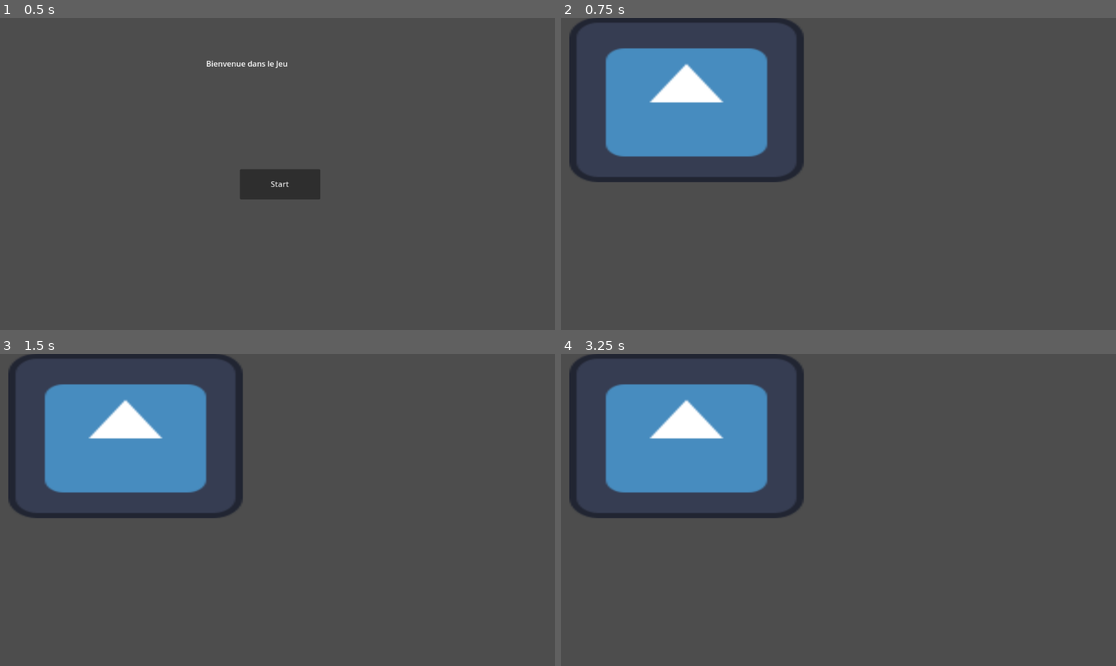
Above: before the commit, frames 1-4 (two rows, left to right).
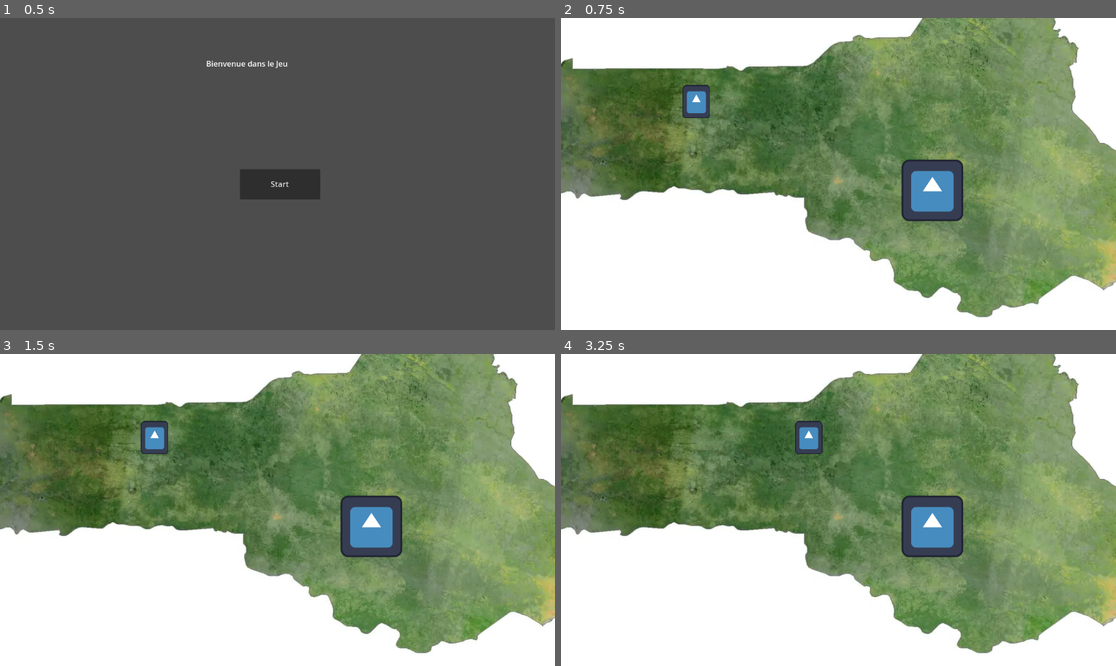
Above: after the commit, the same moments.

Repository: Ynvers/Game_Jam_2025
Game: Godot game, scene res://scenes/start.tscn
Two runs of this game, one before a commit and one after it. Both use one fixed random seed, a clock stepped at 60 frames per second and the inputs below. The engine's default icon, where the game draws it, is replaced by a stand-in: a white triangle on a blue panel in a dark square.
Inputs (mouse positions are in pixels of both pictures, inside the frame that each line leads up to):
- Up to frame 1 (0.5 s): no input
- Up to frame 2 (0.75 s): click "Start" at 0.5 s
- Up to frame 3 (1.5 s): tap Enter at 1.25 s; move the mouse to (399, 494) at 1.27 s; hold Right (ui_right) from 1.28 s (still down); click (399, 494) at 1.42 s
- Up to frame 4 (3.25 s): release Right (ui_right) at 2 s; drag from (727, 525) to (810, 572) at 2.02 s; tap Space at 2.75 s; move the mouse to (894, 441) at 2.77 s; hold Right (ui_right) from 2.78 s (still down)

Frame 1 is identical in both runs. In frame 2, 99% of the frame differs, in the area x 0-100%, y 0-100%; in frame 3, 99%; in frame 4, 99%.
Error after the commit: Invalid call. Nonexistent function 'set_direction' in base 'Nil'. (res://scripts/Joystick.gd:17)

Commit message:
Mise à jour de la map

Diff:
--- a/Game/scenes/map.tscn
+++ b/Game/scenes/map.tscn
@@ -1,8 +1,83 @@
-[gd_scene load_steps=2 format=3 uid="uid://cayipnpewfcqb"]
+[gd_scene load_steps=8 format=3 uid="uid://cayipnpewfcqb"]
 
-[ext_resource type="Texture2D" uid="uid://bi0fed6dktiq2" path="res://assets/icon.svg" id="1_44rwd"]
+[ext_resource type="Texture2D" uid="uid://citwuvovhcmq1" path="res://assets/Benin-Satellite-Map.webp" id="1_6drcl"]
+[ext_resource type="Texture2D" uid="uid://bi0fed6dktiq2" path="res://assets/icon.svg" id="2_7ahun"]
+[ext_resource type="Script" path="res://scripts/Player_main.gd" id="2_einge"]
+[ext_resource type="Script" path="res://scripts/Joystick.gd" id="4_aggs1"]
+[ext_resource type="Script" path="res://scripts/niveau1.gd" id="5_74mim"]
 
-[node name="Sprite2D" type="Sprite2D"]
-position = Vector2(260.5, 170)
-scale = Vector2(3.80469, 2.67188)
-texture = ExtResource("1_44rwd")
+[sub_resource type="CapsuleShape2D" id="CapsuleShape2D_fbd66"]
+radius = 31.0
+height = 80.0
+
+[sub_resource type="CircleShape2D" id="CircleShape2D_62jet"]
+radius = 75.4255
+
+[node name="Map" type="Control"]
+layout_mode = 3
+anchors_preset = 0
+offset_left = -7.0
+offset_top = 12.0
+offset_right = 1156.0
+offset_bottom = 661.0
+
+[node name="AssetMap" type="TextureRect" parent="."]
+layout_mode = 1
+offset_left = 1346.0
+offset_top = -184.0
+offset_right = 2206.0
+offset_bottom = 1346.0
+rotation = 1.5708
+texture = ExtResource("1_6drcl")
+
+[node name="Player_main" type="CharacterBody2D" parent="." groups=["Players"]]
+position = Vector2(280, 164)
+script = ExtResource("2_einge")
+
+[node name="CollisionShape2D" type="CollisionShape2D" parent="Player_main"]
+position = Vector2(8, -2)
+shape = SubResource("CapsuleShape2D_fbd66")
+
+[node name="AssetPlayer" type="Sprite2D" parent="Player_main"]
+z_index = 10
+position = Vector2(8, -2)
+scale = Vector2(0.445312, 0.539062)
+texture = ExtResource("2_7ahun")
+
+[node name="Joystick" type="Control" parent="."]
+anchors_preset = 0
+offset_right = 40.0
+offset_bottom = 40.0
+script = ExtResource("4_aggs1")
+
+[node name="Base" type="TextureRect" parent="Joystick"]
+layout_mode = 0
+offset_right = 40.0
+offset_bottom = 40.0
+
+[node name="Handle" type="TextureRect" parent="Joystick"]
+layout_mode = 0
+offset_right = 40.0
+offset_bottom = 40.0
+
+[node name="Niveaux" type="Node2D" parent="."]
+position = Vector2(80, 60)
+
+[node name="Niveau1" type="Area2D" parent="Niveaux" groups=["Niveaux"]]
+position = Vector2(698, 286)
+script = ExtResource("5_74mim")
+
+[node name="CollisionShape2D" type="CollisionShape2D" parent="Niveaux/Niveau1"]
+shape = SubResource("CircleShape2D_62jet")
+
+[node name="niveau2body" type="Sprite2D" parent="Niveaux/Niveau1"]
+texture = ExtResource("2_7ahun")
+
+[node name="FeedBack" type="Label" parent="."]
+layout_mode = 0
+offset_left = 8.0
+offset_top = 147.0
+offset_right = 454.0
+offset_bottom = 331.0
+
+[connection signal="body_entered" from="Niveaux/Niveau1" to="Niveaux/Niveau1" method="_on_body_entered"]
--- /dev/null
+++ b/Game/scripts/Joystick.gd
@@ -0,0 +1,17 @@
+extends Control
+
+@export var player: CharacterBody2D
+
+var drag = false
+var start_position = Vector2.ZERO
+
+func _input(event):
+	if event is InputEventScreenTouch:
+		drag = event.pressed
+		if drag:
+			start_position = event.position
+	if event is InputEventScreenDrag and drag:
+		var direction = (event.position - start_position)
+		player.set_direction(direction)
+	if event is InputEventScreenTouch and drag:
+		player.set_direction(Vector2.ZERO)
--- /dev/null
+++ b/Game/scripts/Player_main.gd
@@ -0,0 +1,17 @@
+extends CharacterBody2D
+
+@export var speed = 200
+var direction = Vector2.ZERO
+
+func _physics_process(delta):
+	#Déplacement si il est sur mobile
+	direction = Vector2.ZERO
+	if Input.is_action_pressed("ui_up") or Input.is_action_pressed("ui_down"):
+		direction.y = Input.get_axis("ui_up", "ui_down")
+	if Input.is_action_pressed("ui_left") or Input.is_action_pressed("ui_right"):
+		direction.x = Input.get_axis("ui_left", "ui_right")
+
+	#Normaise pour eviter d'aller plus vite en diagonale
+	direction = direction.normalized()
+	velocity = direction * speed
+	move_and_slide()
--- /dev/null
+++ b/Game/scripts/niveau1.gd
@@ -0,0 +1,35 @@
+extends Area2D
+
+@export var description = "Un niveau inconnu"
+
+func _ready():
+	# Assure-toi que chaque niveau est bien dans un groupe
+	print("Niveau chargé : ", name)
+	add_to_group("Niveaux")
+
+# Assombrit le niveau en baissant l'opacité
+func assombrir():
+	modulate = Color(0.5, 0.5, 0.5, 1)
+
+# Retourne la description du niveau
+func get_description():
+	return "🎮 " + description
+
+
+func _on_body_entered(body: Node2D) -> void:
+	print(body.name)
+	if body.is_in_group("Players"):
+		print("Entré dans un niveau valide :", self.name)
+		assombrir()
+
+		get_parent()
+		var feedback_label = get_parent().get_parent().get_node("FeedBack")
+		if feedback_label:
+			feedback_label.text = get_description()
+		else:
+			print("Le nœud FeedBack n'a pas été trouvé ou n'est pas un Label !")
+		load_level_after_delay()
+
+func load_level_after_delay():
+	await get_tree().create_timer(3.0).timeout
+	get_tree().change_scene_to_file("res://scenes/jupidon_lab.tscn")
Binary file added: Game/assets/Benin-Map.webp
Not shown, added: Game/assets/Benin-Map.webp.import
Binary file added: Game/assets/Benin-Satellite-Map.webp
Not shown, added: Game/assets/Benin-Satellite-Map.webp.import
